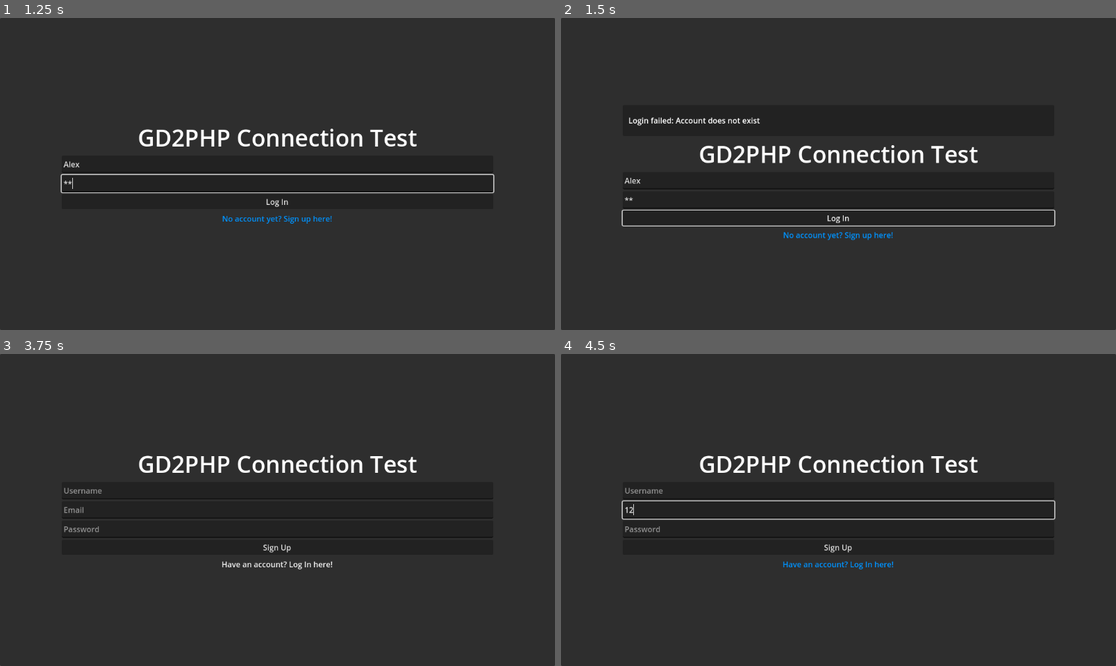
Above: before the commit, frames 1-4 (two rows, left to right).
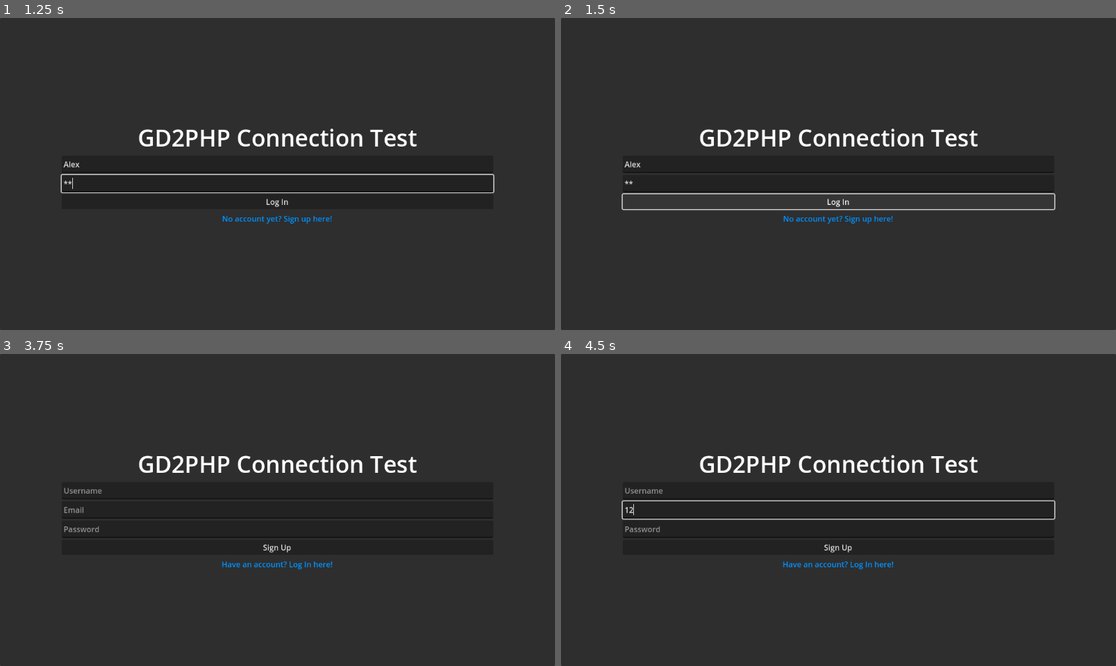
Above: after the commit, the same moments.

Repository: LapizGaming7751/GD2PHP
Game: Godot game, scene res://assets/scene/login.tscn
The game is run twice, just before and just after one commit, with the same random seed, the same clock (stepped at 60 frames per second) and the same inputs.
Inputs (mouse positions are in pixels of both pictures, inside the frame that each line leads up to):
- Up to frame 1 (1.25 s): click (277, 164) at 0.52 s; type "Alex" at 0.6 s; click (277, 183) at 0.75 s; type "12" at 0.83 s
- Up to frame 2 (1.5 s): click "Log In" at 1.25 s
- Up to frame 3 (3.75 s): click "Log In" at 2 s; click "Log In" at 2.75 s; click "No account yet? Sign up here!" at 3.5 s
- Up to frame 4 (4.5 s): click (838, 510) at 4.27 s; type "12" at 4.35 s

Frame 1 is identical in both runs. In frame 2, 4.3% of the frame differs, in the area x 10-90%, y 31-72%; in frame 3, 0.2%; in frame 4, nothing differs.
Error after the commit: Parse Error: Identifier "body" not declared in the current scope. (res://scripts/login.gd:61)

Commit message:
Refactor parameter names in on_request_completed function for clarity

Diff:
--- a/GDproj/gd-2php/scripts/login.gd
+++ b/GDproj/gd-2php/scripts/login.gd
@@ -27,7 +27,7 @@
 
 	HTTP.request(url,headers,HTTPClient.METHOD_POST,body)
 
-func on_request_completed(result: int, response_code: int, headers: PackedStringArray, body: PackedByteArray) -> void:
+func on_request_completed(_result: int, _response_code: int, _headers: PackedStringArray, _body: PackedByteArray) -> void:
 	var json = FileAccess.open("res://cache.json",FileAccess.READ).get_as_text()
 	json = JSON.parse_string(json)
 
